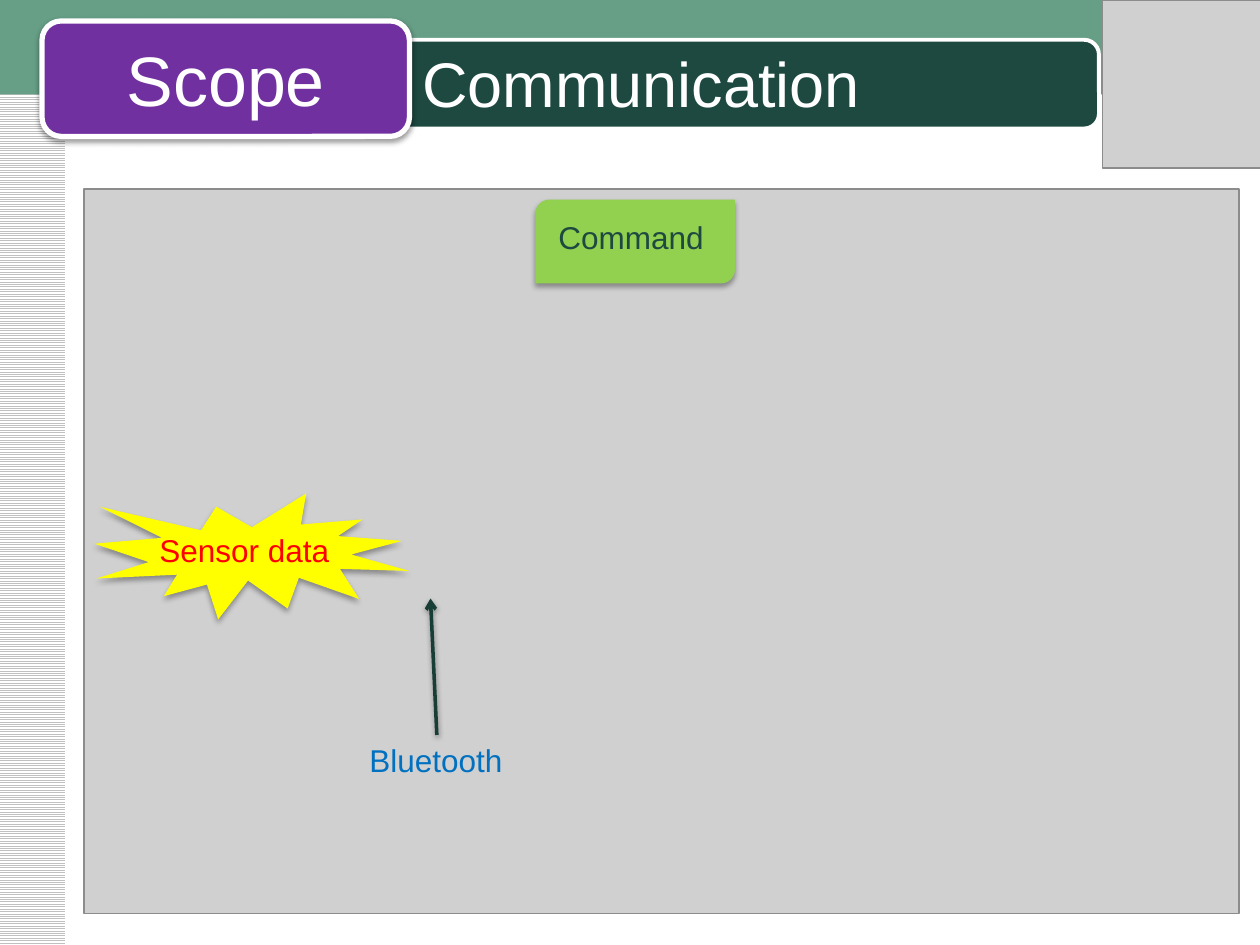
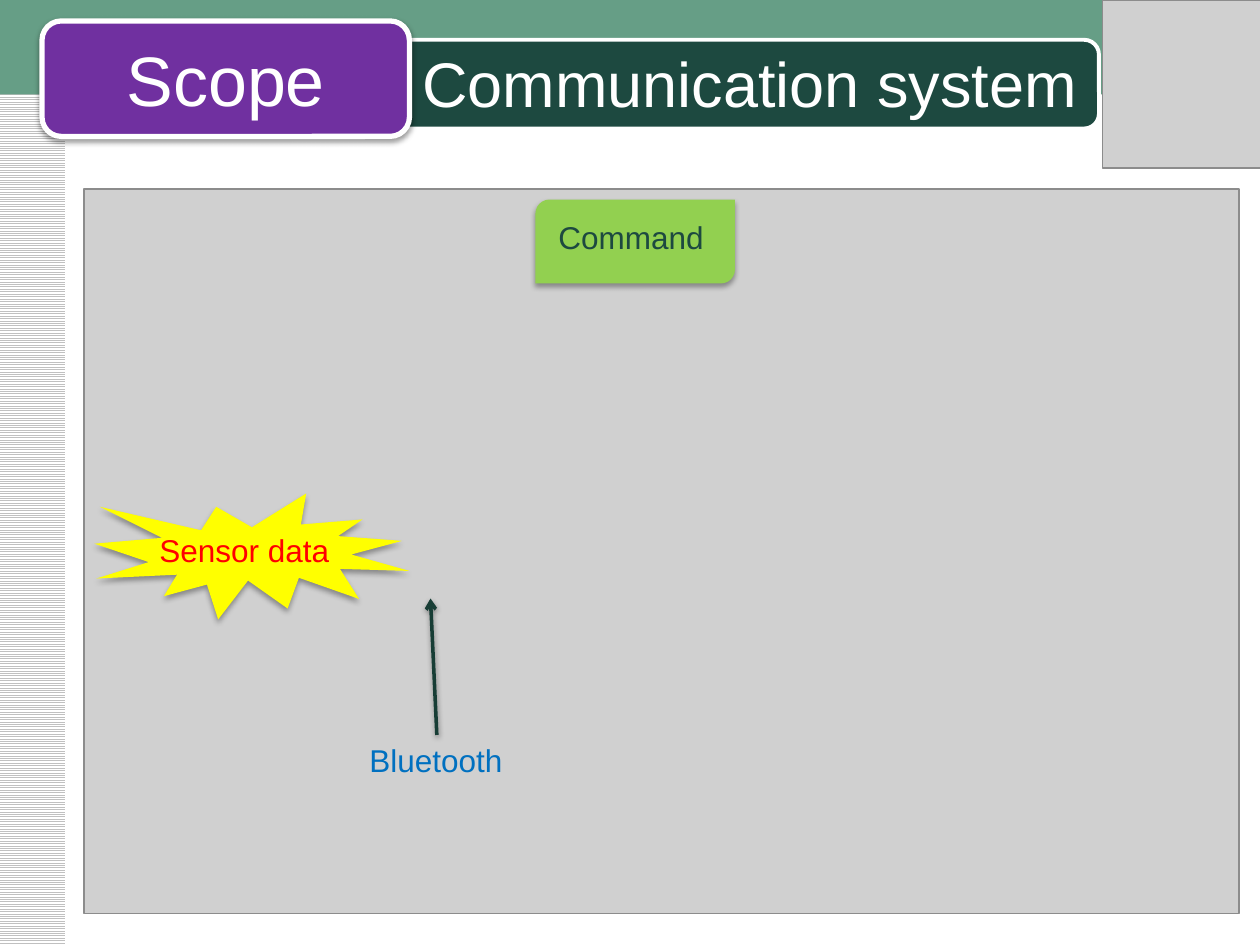
Before and after one commit to phong1990/fufo-innovation, a slide deck: slide 17 of Document/03.Requirement/FUFO_Scope_pptx.pptx. Drawn at 1260x945 pixels with LibreOffice and Linux fonts; fonts in the diff are those of the drawing; grey boxes stand for pictures. Boxes give left, top, right and bottom in pixels: in the first picture for what was removed or moved away, otherwise in the second. Text is boxed around its words. In the diff, an @@ line names an element or a change of style, - is before the commit and + after.

```diff
--- a/Document/03.Requirement/FUFO_Scope_pptx.pptx
+++ b/Document/03.Requirement/FUFO_Scope_pptx.pptx
@@ title at (422,61,1076,119): text changed @@
-Communication
+Communication system
```
Also in this commit, not shown: 8 other slides changed, 1 other file.
